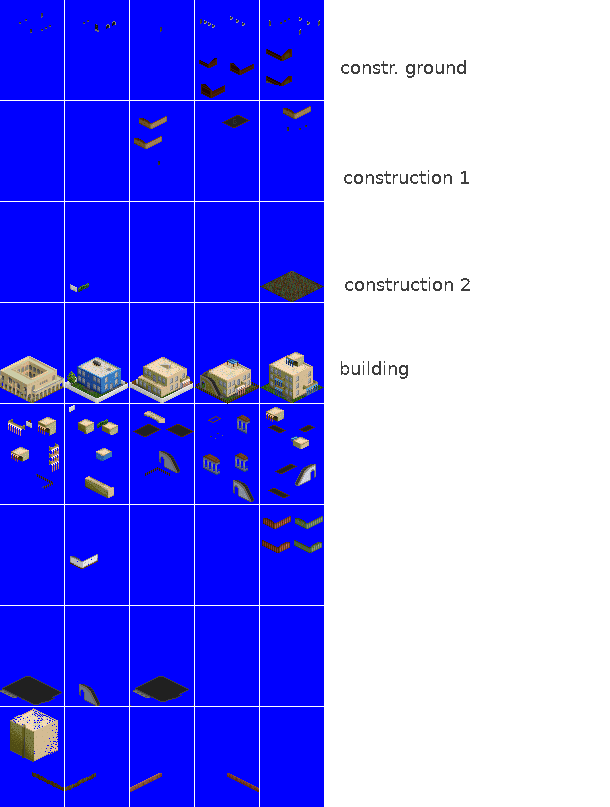
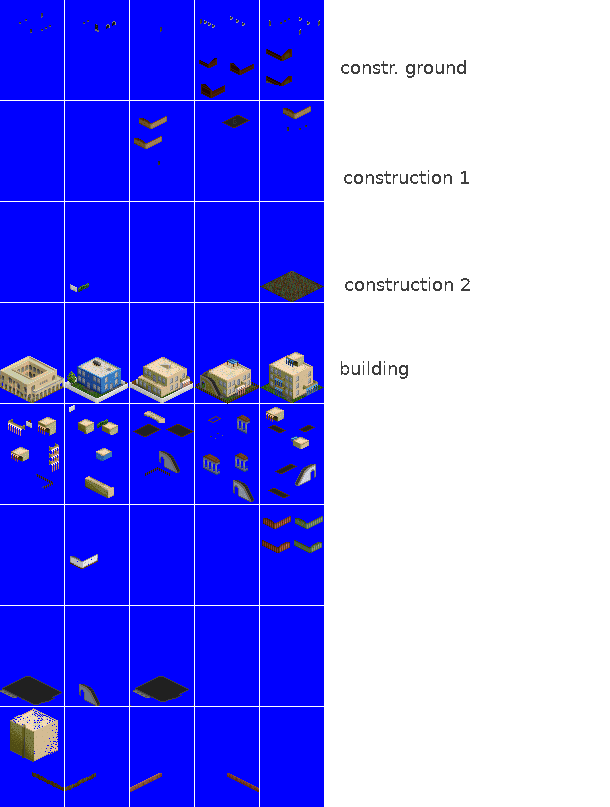
The second w=610, h=807 image is a revision of the first. Changes to its layers:
painted on "roof" over (0, 357, 60, 398)
